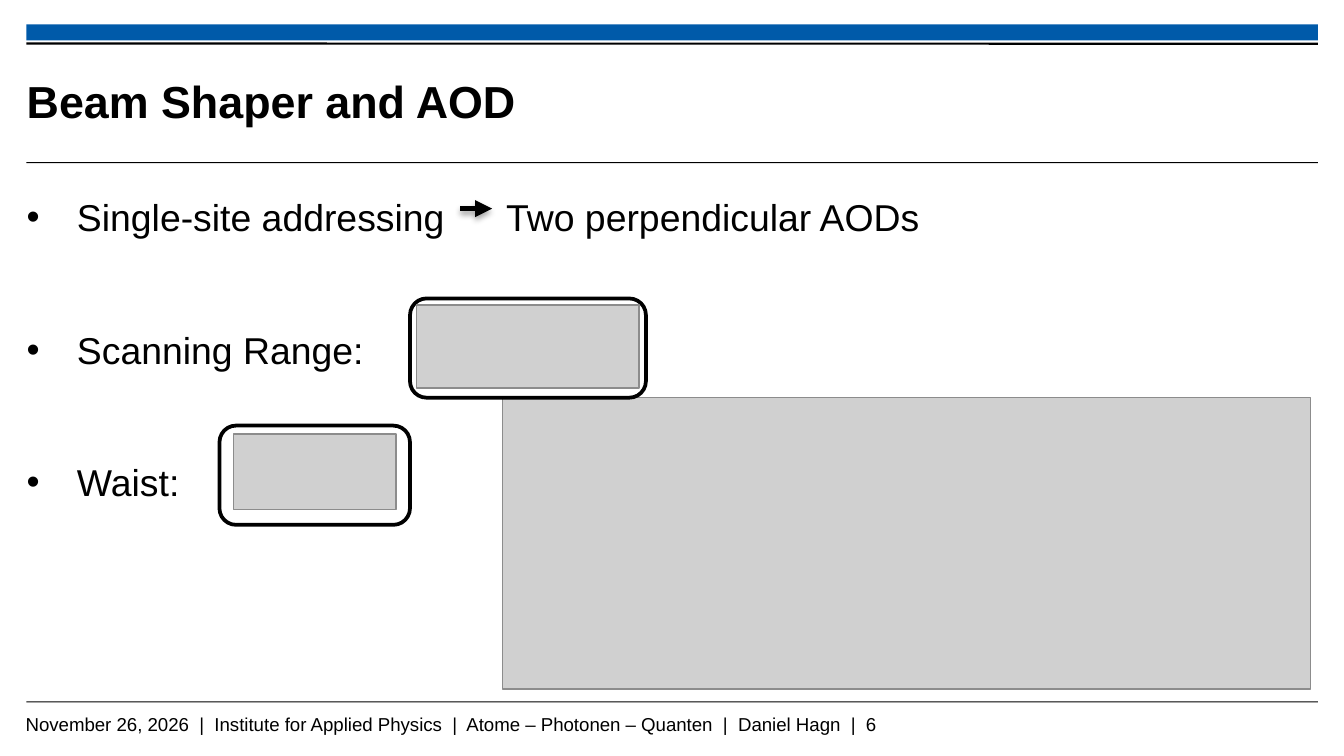
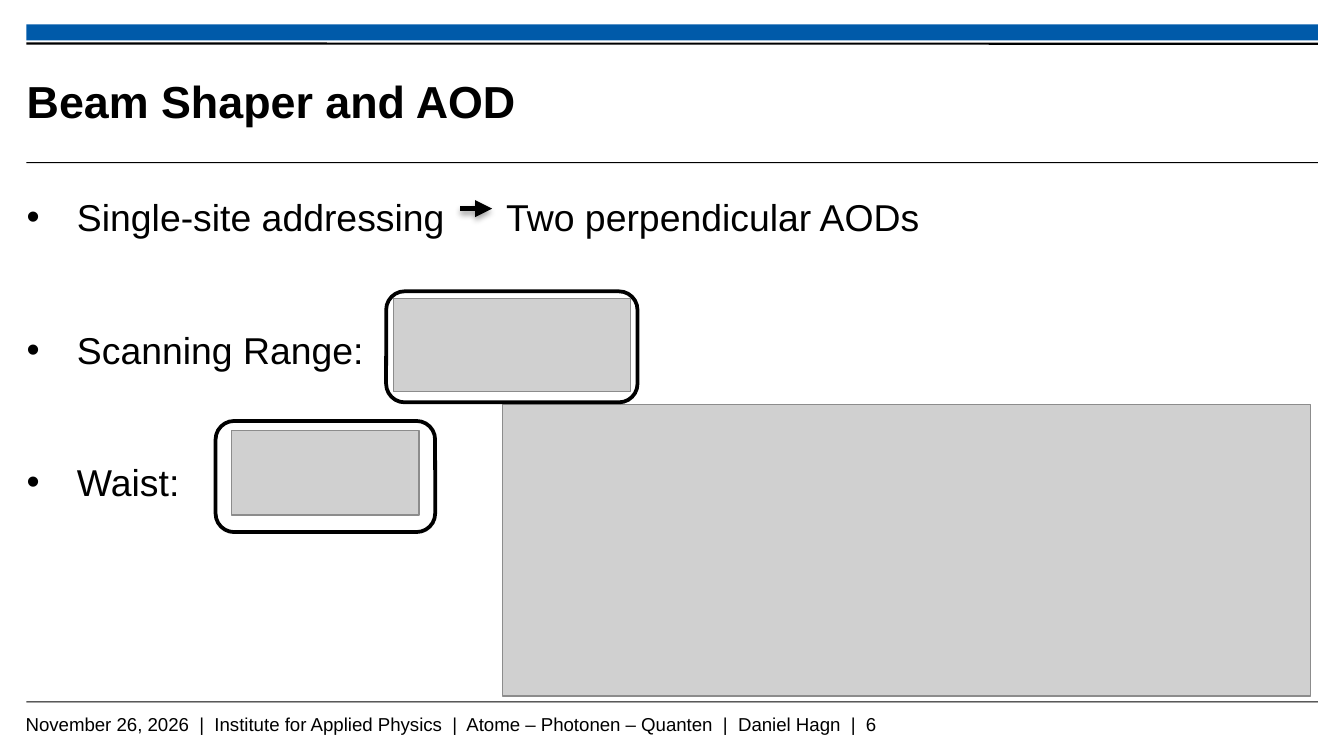
Before and after one commit to Daniel-Hagn-physik/Masterthesis_Backup, a slide deck: slide 6 of Hagn_Daniel_Mastervortrag.pptx. Drawn at 1344x756 pixels with LibreOffice and Linux fonts; fonts in the diff are those of the drawing; grey boxes stand for pictures; background and template pictures are left out. Boxes give left, top, right and bottom in pixels: in the first picture for what was removed or moved away, otherwise in the second. Text is boxed around its words. In the diff, an @@ line names an element or a change of style, - is before the commit and + after.

```diff
--- a/Hagn_Daniel_Mastervortrag.pptx
+++ b/Hagn_Daniel_Mastervortrag.pptx
@@ rounded rectangle: place and size @@
-rounded rectangle at [410, 298, 645, 398]
+rounded rectangle at [386, 292, 637, 403]
@@ picture: place and size @@
-picture at [417, 305, 638, 388]
+picture at [394, 298, 630, 391]
@@ picture: place and size @@
-picture at [503, 398, 1310, 689]
+picture at [503, 405, 1310, 696]
@@ rounded rectangle: place and size @@
-rounded rectangle at [219, 426, 410, 526]
+rounded rectangle at [215, 421, 434, 532]
@@ picture: place and size @@
-picture at [234, 434, 396, 509]
+picture at [231, 430, 419, 515]
```
Also in this commit, not shown: 7 other slides changed, 3 slides added.
